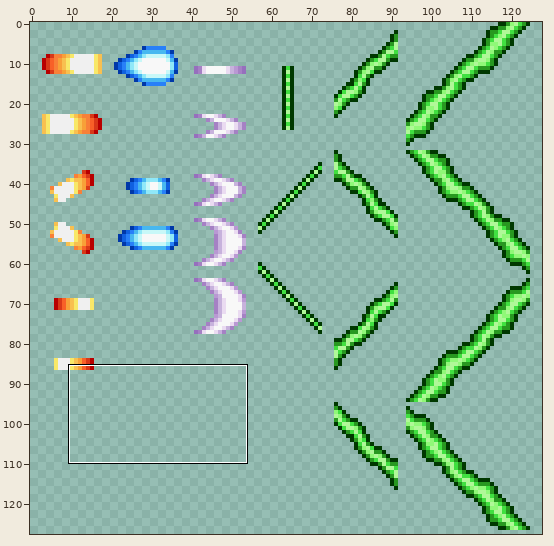
A sprite sheet gets an edit: SDL_AndroDunos/Game/assets/laser_types.png. Above, an overview of the earlier version with the close-up marked.
Close-up. As it was:
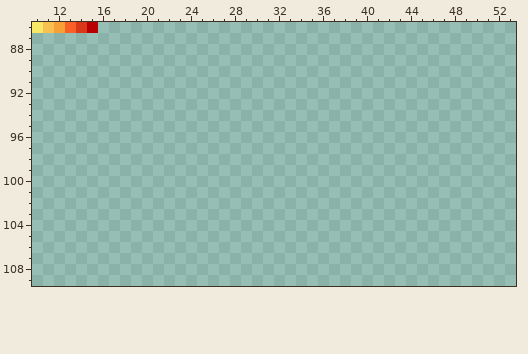
The file is 128x128 pixels. Colours within 5 levels of each other are drawn and written as one. Shown: x 10..53, y 86..109.
After the commit:
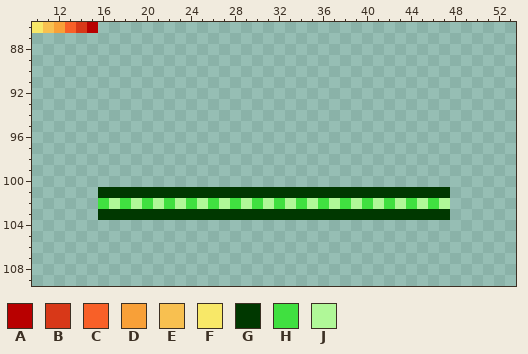
Palette (. is transparent): A #b80000  B #d83818  C #f86028  D #f8a038  E #f8c050  F #f8e868  G #003800  H #40e040  J #b0f898
Change:
There is now colour G in row 101 at x 16 to 47; in row 103 at x 16 to 47.
There is now colour H in row 102 at x 16, 18, 20, 22, 24, 26, 28, 30, 32, 34, 36, 38, 40, 42, 44 and 46.
There is now colour J in row 102 at x 17, 19, 21, 23, 25, 27, 29, 31, 33, 35, 37, 39, 41, 43, 45 and 47.
Changed places in both close-ups, as pixel boxes (x1, y1, x2, y2):
added: (98, 187, 450, 220)
